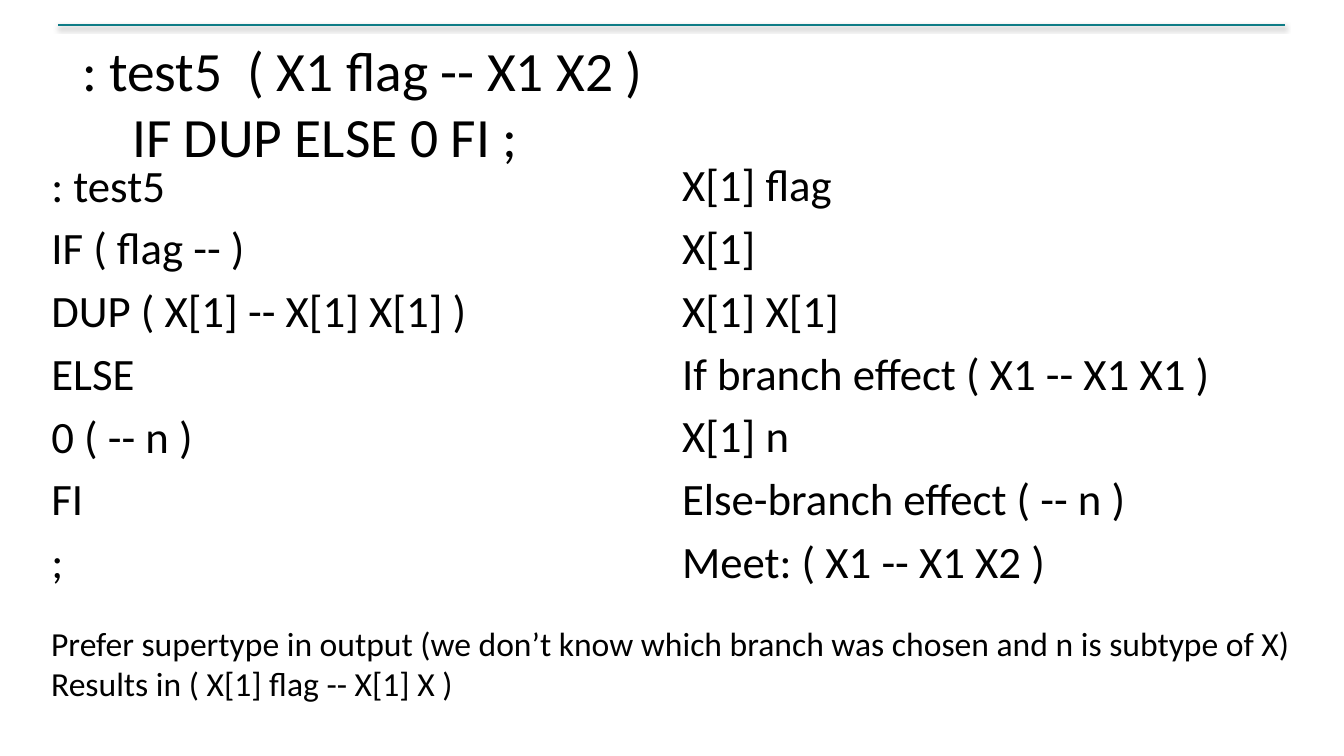
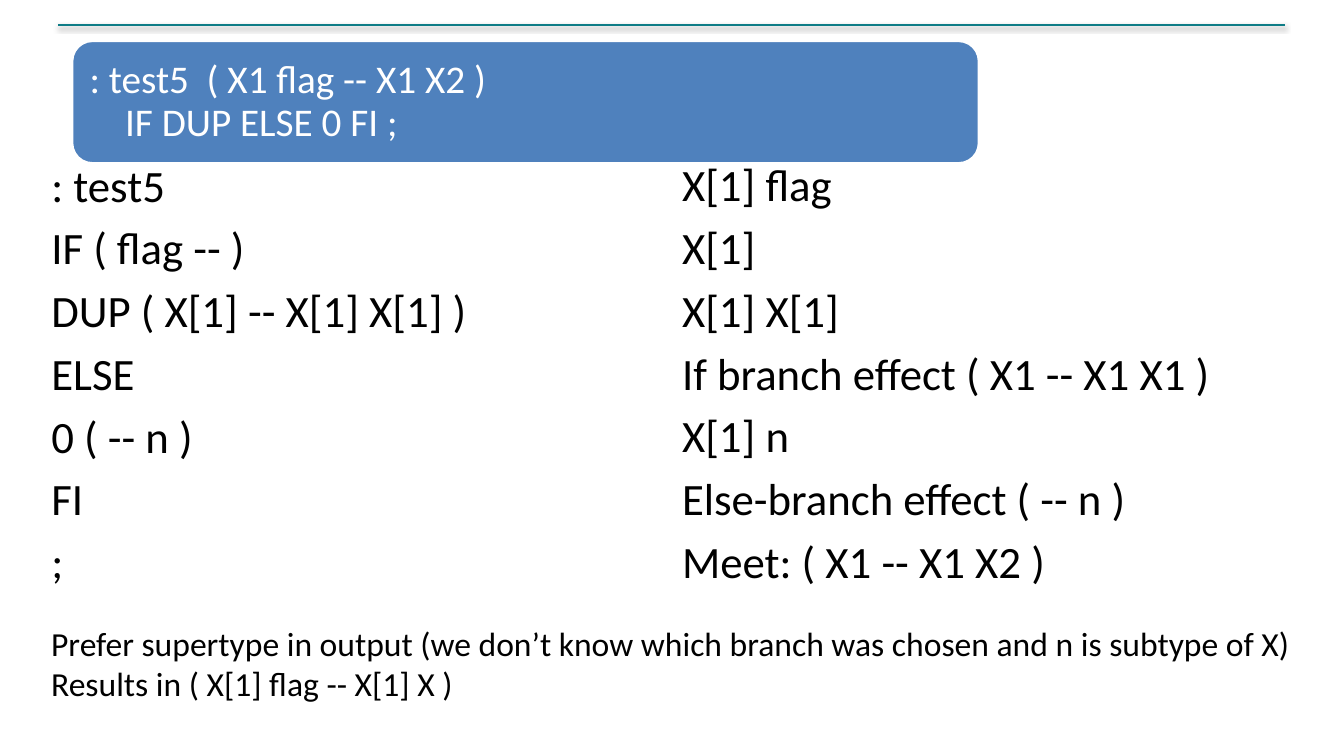
Before and after one commit to jpoial/evaluator, a slide deck: slide 17 of Configurable_Static_Type_Checking_EuroForth.pptx (slide 19 before the commit). Drawn at 1344x756 pixels with LibreOffice and Linux fonts; fonts in the diff are those of the drawing. Boxes give left, top, right and bottom in pixels: in the first picture for what was removed or moved away, otherwise in the second. Text is boxed around its words. In the diff, an @@ line names an element or a change of style, - is before the commit and + after.

```diff
--- a/Configurable_Static_Type_Checking_EuroForth.pptx
+++ b/Configurable_Static_Type_Checking_EuroForth.pptx
@@ rounded rectangle added at [72,40,979,163], fill #4F81BD, outline #FFFFFF 2 pt @@
@@ text ": test5 ( X1 flag ...": place and size @@
-text ": test5 ( X1 flag ..." at [109,53,614,158]
+text ": test5 ( X1 flag ..." at [109,66,465,137]
@@ text ": test5 ( X1 flag ..." at [109,66,465,137]: size 39.6 to 28 pt, text colour #000000 to #FFFFFF; line spacing 1 to 0.9; more space between paragraphs @@
```
Also in this commit, not shown: 11 other slides changed, 1 slide added, 2 slides removed, 1 other file.
